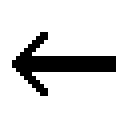
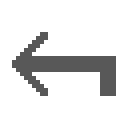
Layer changes from the first 128x128 image to the second:
painted on "Layer" over [left=12, top=32, right=116, bottom=96]
